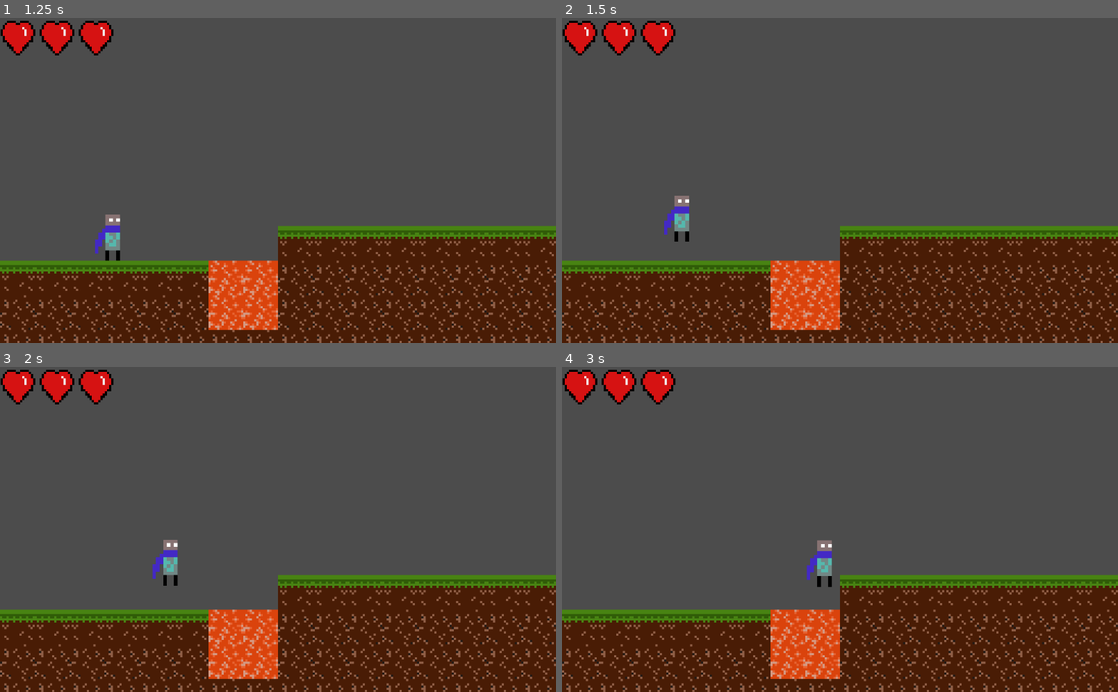
Above: before the commit, frames 1-4 (two rows, left to right).
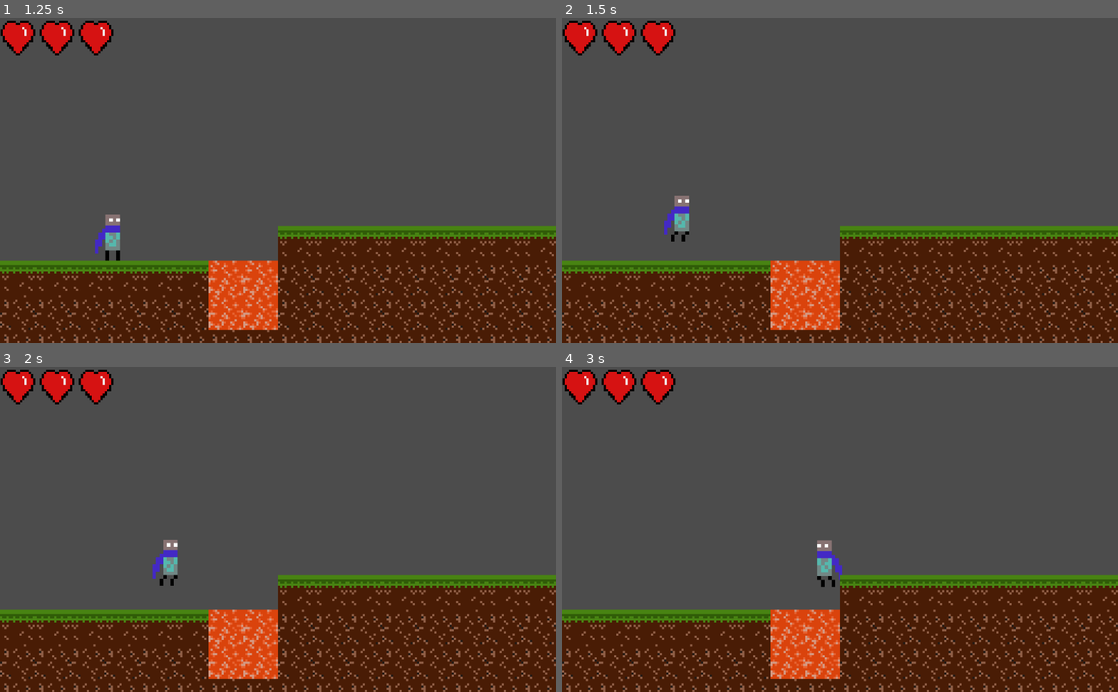
Above: after the commit, the same moments.

Repository: Mechasparrow/Novarod
Game: Godot game, scene res://_Scenes/Menu.tscn
The game is run twice, just before and just after one commit, with the same random seed, the same clock (stepped at 60 frames per second) and the same inputs.
Inputs:
- Up to frame 1 (1.25 s): click "Start" at 0.5 s
- Up to frame 2 (1.5 s): tap Enter at 1.25 s; hold Right (move_right) from 1.28 s (still down); hold Space (jump) from 1.28 s (still down)
- Up to frame 3 (2 s): keep holding Right (move_right); keep holding Space (jump)
- Up to frame 4 (3 s): release Space (jump) at 2.03 s; tap Space (jump) at 2.1, 2.27, 2.57 s; release Right (move_right) at 2.78 s; hold Left (move_left) from 2.78 s (still down); hold Space (jump) from 2.78 s (still down)

Frame 1 is identical in both runs. In frame 2, less than 0.1% of the frame differs, in the area x 19-23%, y 66-69%; in frame 3, less than 0.1%; in frame 4, 0.3%, in the area x 44-51%, y 54-68%.

Commit message:
got some animation going

Diff:
--- a/_Scenes/Level_1.tscn
+++ b/_Scenes/Level_1.tscn
@@ -1,15 +1,37 @@
-[gd_scene load_steps=7 format=2]
+[gd_scene load_steps=11 format=2]
 
 [ext_resource path="res://_Scripts/Player.gd" type="Script" id=1]
-[ext_resource path="res://_Assets/Art/Rod Normal.png" type="Texture" id=2]
-[ext_resource path="res://_Tileset/tileset_01.tres" type="TileSet" id=3]
-[ext_resource path="res://_Scripts/Health.gd" type="Script" id=4]
-[ext_resource path="res://_Assets/Art/heart_0.png" type="Texture" id=5]
+[ext_resource path="res://_Assets/Art/Spritesheets/Rod/rod3.png" type="Texture" id=2]
+[ext_resource path="res://_Assets/Art/Spritesheets/Rod/rod0.png" type="Texture" id=3]
+[ext_resource path="res://_Assets/Art/Spritesheets/Rod/rod1.png" type="Texture" id=4]
+[ext_resource path="res://_Assets/Art/Spritesheets/Rod/rod2.png" type="Texture" id=5]
+[ext_resource path="res://_Tileset/tileset_01.tres" type="TileSet" id=6]
+[ext_resource path="res://_Scripts/Health.gd" type="Script" id=7]
+[ext_resource path="res://_Assets/Art/heart_0.png" type="Texture" id=8]
 
 [sub_resource type="RectangleShape2D" id=1]
 
 custom_solver_bias = 0.0
 extents = Vector2( 13.1362, 11.3937 )
+
+[sub_resource type="SpriteFrames" id=2]
+
+animations = [ {
+"frames": [ ExtResource( 2 ) ],
+"loop": true,
+"name": "jump",
+"speed": 5.0
+}, {
+"frames": [ ExtResource( 3 ), ExtResource( 4 ), ExtResource( 5 ), ExtResource( 2 ) ],
+"loop": true,
+"name": "move",
+"speed": 10.0
+}, {
+"frames": [ ExtResource( 3 ) ],
+"loop": true,
+"name": "still",
+"speed": 5.0
+} ]
 
 [node name="World" type="Node" index="0"]
 
@@ -30,15 +52,17 @@
 shape = SubResource( 1 )
 _sections_unfolded = [ "Transform" ]
 
-[node name="Sprite" type="Sprite" parent="Player" index="1"]
+[node name="AnimatedSprite" type="AnimatedSprite" parent="Player" index="1"]
 
-texture = ExtResource( 2 )
+frames = SubResource( 2 )
+animation = "still"
+playing = true
 
 [node name="Ground" type="TileMap" parent="." index="1"]
 
 scale = Vector2( 4, 4 )
 mode = 0
-tile_set = ExtResource( 3 )
+tile_set = ExtResource( 6 )
 cell_size = Vector2( 16, 16 )
 cell_quadrant_size = 16
 cell_custom_transform = Transform2D( 1, 0, 0, 1, 0, 0 )
--- a/_Scenes/Menu.tscn
+++ b/_Scenes/Menu.tscn
@@ -2,7 +2,7 @@
 
 [ext_resource path="res://_Scripts/Menu.gd" type="Script" id=1]
 
-[node name="Node" type="Node" index="0"]
+[node name="Node" type="Node"]
 
 script = ExtResource( 1 )
 
--- a/_Scripts/Player.gd
+++ b/_Scripts/Player.gd
@@ -26,6 +26,8 @@
 
 var health = 3
 
+onready var anim = get_node("AnimatedSprite")
+
 signal health_changed(health)
 
 func _ready():
@@ -46,14 +48,21 @@
 
 	if walk_left:
 		if velocity.x <= WALK_MIN_SPEED and velocity.x > -WALK_MAX_SPEED:
+			anim.flip_h = true
 			force.x -= WALK_FORCE
 			stop = false
 	elif walk_right:
 		if velocity.x >= -WALK_MIN_SPEED and velocity.x < WALK_MAX_SPEED:
+			anim.flip_h = false
 			force.x += WALK_FORCE
 			stop = false
 
+	if not stop:
+		if (anim.is_playing() == false or anim.animation == "still"):
+			anim.play("move")
+
 	if stop:
+
 		var vsign = sign(velocity.x)
 		var vlen = abs(velocity.x)
 
@@ -68,6 +77,11 @@
 	# Integrate velocity into motion and move
 	velocity = move_and_slide(velocity, Vector2(0, -1))
 
+	if (velocity == Vector2(0,0)):
+		anim.stop()
+		if (anim.is_playing() == false):
+			anim.play("still")
+
 	if is_on_floor():
 		on_air_time = 0
 
@@ -80,6 +94,7 @@
 		# Makes controls more snappy.
 		velocity.y = -JUMP_SPEED
 		jumping = true
+		anim.play("jump")
 
 	on_air_time += delta
 	prev_jump_pressed = jump
--- a/_Tileset/tileset_01.tres
+++ b/_Tileset/tileset_01.tres
@@ -2,18 +2,18 @@
 
 [ext_resource path="res://_Assets/Art/Ground_Surface_Reg.png" type="Texture" id=1]
 [ext_resource path="res://_Assets/Art/Lava_1.png" type="Texture" id=2]
+
+[sub_resource type="ConvexPolygonShape2D" id=1]
+
+custom_solver_bias = 0.0
+points = PoolVector2Array( -8, 8, -8, -8, 8, -8, 8, 8 )
 
 [sub_resource type="ConvexPolygonShape2D" id=2]
 
 custom_solver_bias = 0.0
 points = PoolVector2Array( -8, 8, -8, -8, 8, -8, 8, 8 )
 
-[sub_resource type="ConvexPolygonShape2D" id=3]
-
-custom_solver_bias = 0.0
-points = PoolVector2Array( -8, 8, -8, -8, 8, -8, 8, 8 )
-
-[sub_resource type="StreamTexture" id=1]
+[sub_resource type="StreamTexture" id=3]
 
 flags = 0
 load_path = "res://.import/Ground_Dirt_1.png-d0ce40c9eb18552f7cc6d3321945ec3c.stex"
Binary file added: _Assets/Art/Spritesheets/Rod/rod0.png
Not shown, added: _Assets/Art/Spritesheets/Rod/rod0.png.import
Binary file added: _Assets/Art/Spritesheets/Rod/rod1.png
Not shown, added: _Assets/Art/Spritesheets/Rod/rod1.png.import
Binary file added: _Assets/Art/Spritesheets/Rod/rod2.png
Not shown, added: _Assets/Art/Spritesheets/Rod/rod2.png.import
Binary file added: _Assets/Art/Spritesheets/Rod/rod3.png
Not shown, added: _Assets/Art/Spritesheets/Rod/rod3.png.import
Not shown: 5 places in _Scenes/Level_1.tscn that only renumber resources
Not shown: 2 places in _Tileset/tileset_01.tres that only renumber resources
